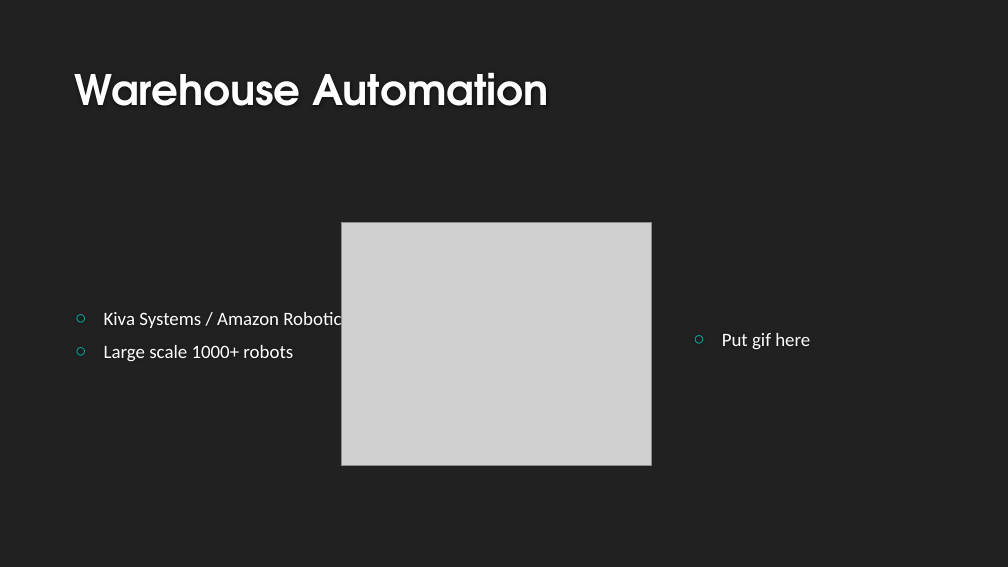
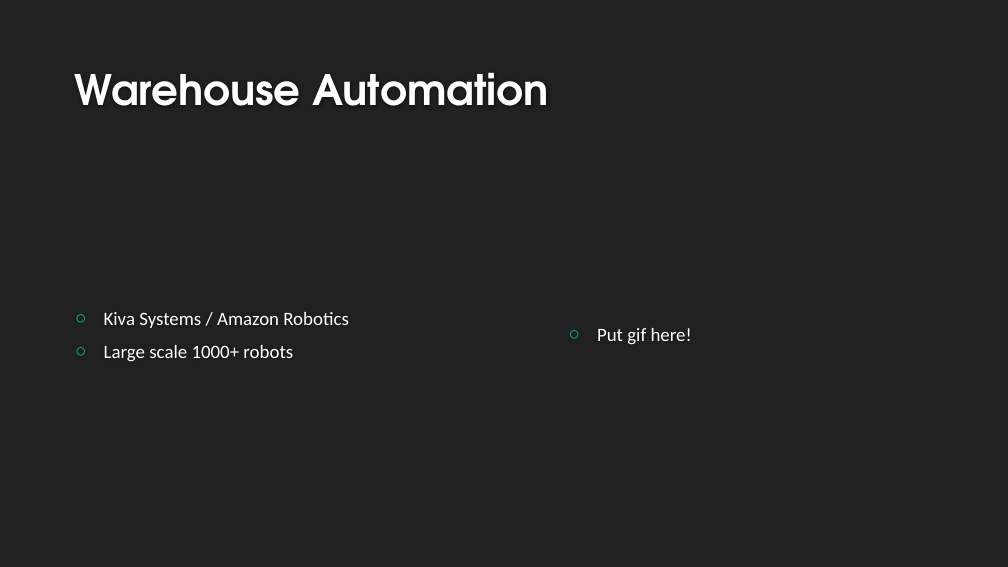
Before and after one commit to VikingDai/Honours-MAPF, a slide deck: slide 12 of Documents/Intermediate Presentation/Presentation Rev 3.pptx. Drawn at 1008x567 pixels with LibreOffice and Linux fonts; fonts in the diff are those of the drawing; grey boxes stand for pictures; background and template pictures are left out. Boxes give left, top, right and bottom in pixels: in the first picture for what was removed or moved away, otherwise in the second. Text is boxed around its words. In the diff, an @@ line names an element or a change of style, - is before the commit and + after.

```diff
--- a/Documents/Intermediate Presentation/Presentation Rev 3.pptx
+++ b/Documents/Intermediate Presentation/Presentation Rev 3.pptx
@@ picture removed at <box>342,222,652,466</box> @@
@@ text at <box>597,328,692,345</box>: text changed @@
-○ Put gif here
+○ Put gif here!
```
Also in this commit, not shown: 6 other slides changed, 2 slides removed.
